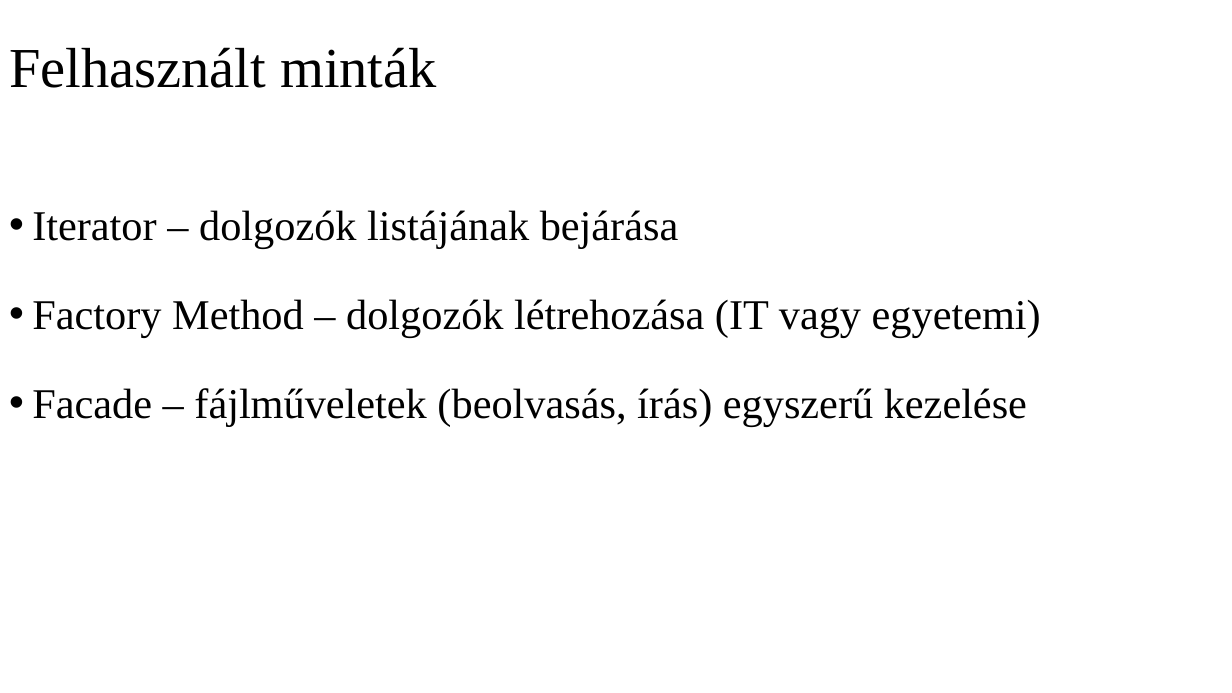
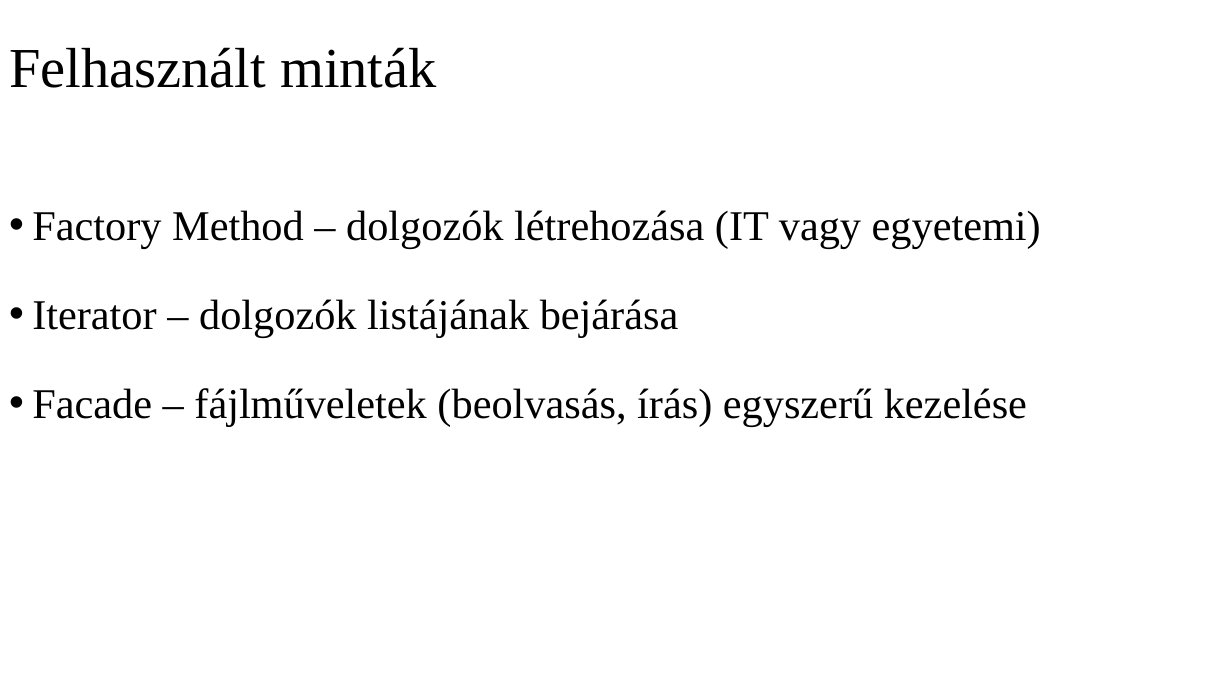
Before and after one commit to Ddavid111/employee-management-system, a slide deck: slide 5 of docs/employee-management-system.pptx. Drawn at 1232x693 pixels with LibreOffice and Linux fonts; fonts in the diff are those of the drawing. Boxes give left, top, right and bottom in pixels: in the first picture for what was removed or moved away, otherwise in the second. Text is boxed around its words. In the diff, an @@ line names an element or a change of style, - is before the commit and + after.

```diff
--- a/docs/employee-management-system.pptx
+++ b/docs/employee-management-system.pptx
@@ text at [32, 210, 1041, 249]: paragraph added @@
+• Factory Method – dolgozók létrehozása (IT vagy egyetemi)
@@ text at [32, 299, 1041, 338]: paragraph removed @@
-• Factory Method – dolgozók létrehozása (IT vagy egyetemi)
```
Also in this commit, not shown: 1 other slide changed.
